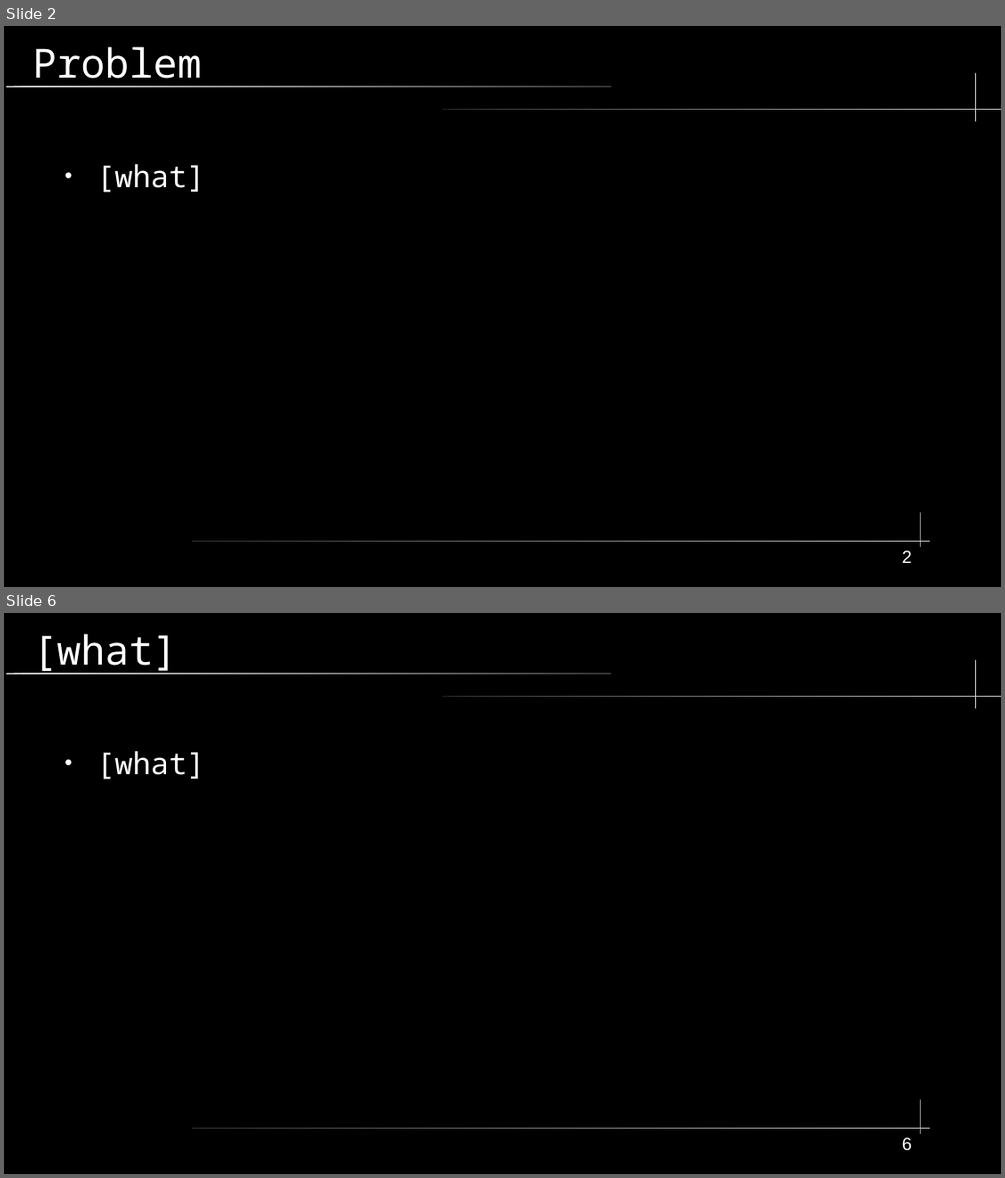
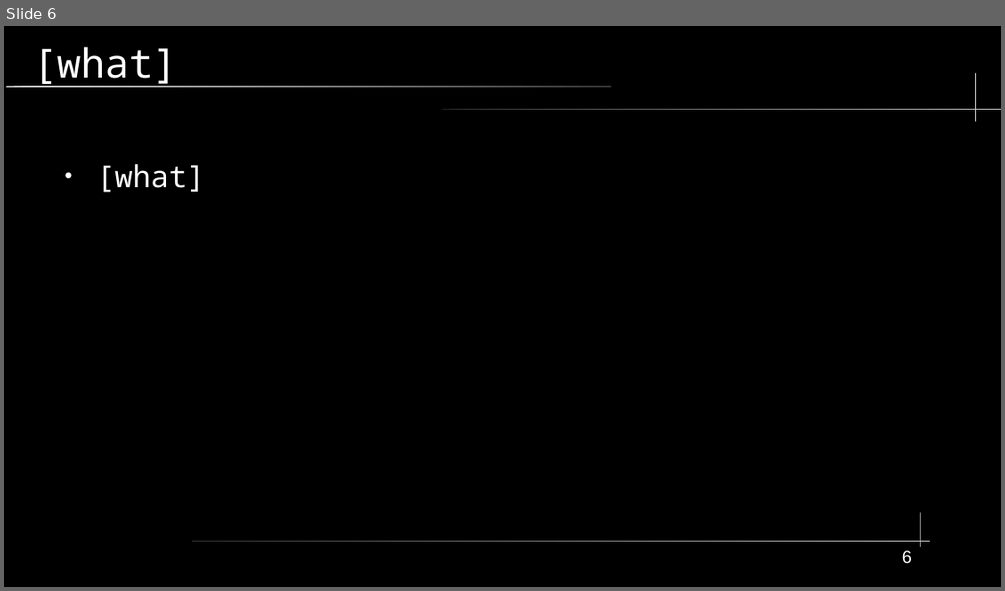
Before and after one commit to shinymonitor/hackyeah, a slide deck: presentation.odp. Shown one above the other, each under a label of ours: slides 2 and 6 before the commit, slide 6 after it; the slides between them are not shown. The pictures are 1005x1178 and 1005x591 pixels, drawn with LibreOffice and Linux fonts; fonts in the diff are those of the drawing. Boxes give left, top, right and bottom in pixels: in the first picture for what was removed or moved away, otherwise in the second. Text is boxed around its words. In the diff, an @@ line names an element or a change of style, - is before the commit and + after.

```diff
--- a/presentation.odp
+++ b/presentation.odp
@@ slide 2 removed at (4,26,1001,587), background #000000; not listed: 5 template elements that a slide beside it also shows @@
@@ title removed at (32,46,202,87) @@
-Problem
@@ text removed at (97,164,205,192) @@
-● [what]
@@ page number removed at (902,550,912,563) @@
-2
```
Also in this commit, not shown: 3 slides changed, 2 slides added, 1 other slide removed, 7 other files.
